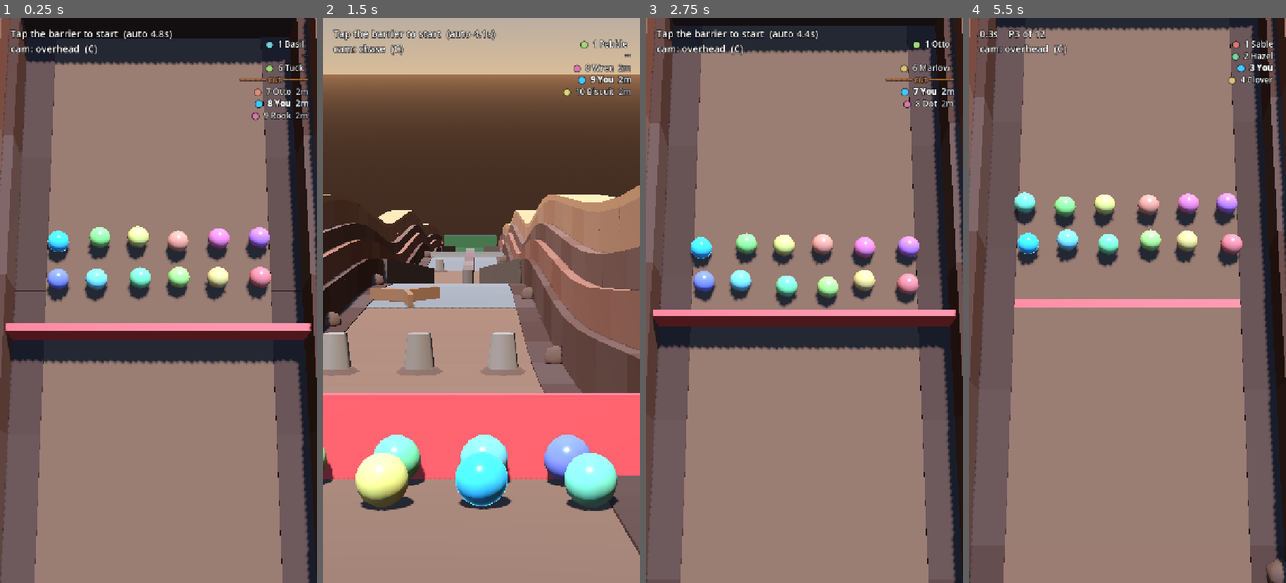
Above: before the commit, frames 1-4 (left to right).
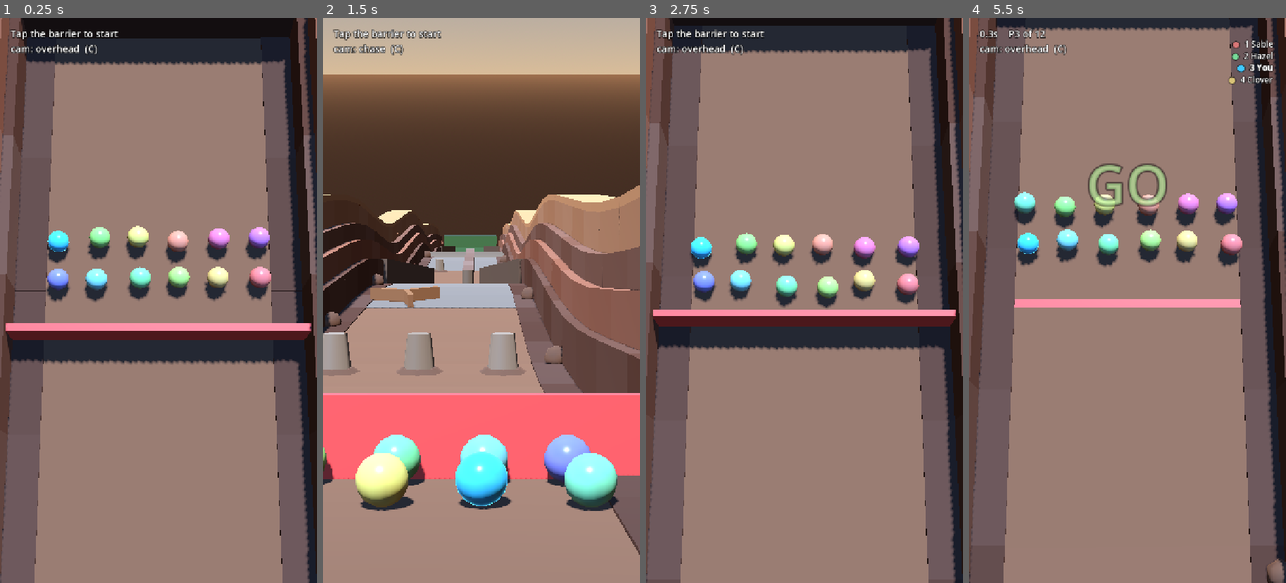
Above: after the commit, the same moments.

Repository: Arjan-N/marble-jumble
Game: Godot game, scene res://scenes/main.tscn
The game is run twice, just before and just after one commit, with the same random seed, the same clock (stepped at 60 frames per second) and the same inputs.
Inputs (mouse positions are in pixels of both pictures, inside the frame that each line leads up to):
- Up to frame 1 (0.25 s): no input
- Up to frame 2 (1.5 s): tap Enter at 0.5 s; move the mouse to (551, 272) at 0.52 s; tap R at 0.6 s; click (551, 272) at 0.67 s; move the mouse to (418, 328) at 1.27 s; tap C at 1.35 s; click (418, 328) at 1.42 s
- Up to frame 3 (2.75 s): move the mouse to (836, 176) at 2.02 s; tap R at 2.1 s; click (836, 176) at 2.17 s
- Up to frame 4 (5.5 s): move the mouse to (1111, 413) at 2.77 s; tap C at 2.85, 4.35 s; click (1111, 413) at 2.92 s; move the mouse to (1222, 385) at 3.52 s; tap R at 3.6, 5.1 s; click (1222, 385) at 3.67 s; move the mouse to (1032, 215) at 4.27 s; click (1032, 215) at 4.42 s; move the mouse to (1143, 300) at 5.02 s; click (1143, 300) at 5.17 s

The runs differ from the first frame. In frame 1, 0.8% of the frame differs, in the area x 39-98%, y 2-18%; in frame 2, 0.9%; in frame 3, 0.7%; in frame 4, 1.1%, in the area x 37-63%, y 25-34%.

Commit message:
Give the race a start, a near miss, and an ending
Three moments the race was not having.

The start. Five seconds of a stationary grid with a decimal ticking down in
small text, which was the least interesting part of the race and made tapping
the barrier feel like nothing. Now a countdown at three, two, one and a GO on
release, big and centred — these are the two moments the race asks you to look
up for, and a countdown you have to hunt for in a corner is not a countdown.
Each swells and fades so it lands as a beat rather than sitting there as a HUD
element. It reads the barrier's own clock rather than keeping a second one, so
tapping early ends the countdown instead of leaving it running against a race
that already started. Standings are hidden until the barrier drops: the field is
a stationary grid and any order shown would be the arbitrary one they happen to
be ranked in.

Near misses. A marble that only just gets over the gap is the best thing the
course produces and it passed without comment. Courses now answer
jump_clearance() — signed distance to their own landing edge — because only the
course knows where that is, and on a staggered edge it depends on where across
the marble is, not only how far along. The race watches for the sign flipping
negative to positive: landing is one physics frame and the field is sampled ten
times a second, but a marble that is short simply falls, so the sign never flips
for it. Anything that crosses got across, and how small the positive is says by
how much. The bridge is excluded — threading it crosses the same stretch without
ever leaving the ground, and would otherwise register the most obvious near miss
on the course for doing the safe thing.

The ending. The race finished with a print to stdout and "finished 8/12" on
screen, which states an outcome without saying what it means: the round
eliminates the bottom half, so eighth of twelve is not a score, it is being
knocked out. It now says so — "Finished 3rd of 12. Through to the next round" —
and the standings column opens to the whole field with the cut line drawn. The
four-row rule exists because a column competes with a race for attention, and at
this point there is no race left to compete with. Phase 0's actual success
criterion is whether you want to go again, and until now the last thing you saw
was nothing.

Co-Authored-By: Claude Opus 5 <noreply@anthropic.com>

Diff:
--- a/scripts/course/course.gd
+++ b/scripts/course/course.gd
@@ -46,3 +46,16 @@
 ## How wide the starting barrier has to be to close the track.
 func start_width() -> float:
 	return 6.8
+
+
+## Signed distance, in metres, from a position to the far edge of the course's
+## jump: negative while short of the landing, positive once past it. `INF` when
+## the position is nowhere near a jump, and for courses that have none.
+##
+## The race watches the sign flip to spot a marble that only just got across —
+## the best moment the course produces and, until this existed, one that passed
+## without comment. It lives here because only the course knows where its own
+## landing edge is, and on a course whose gap is not square to the track it
+## depends on where across the marble is, not only how far along.
+func jump_clearance(_position: Vector3) -> float:
+	return INF
--- a/scripts/course/slope_course.gd
+++ b/scripts/course/slope_course.gd
@@ -1124,6 +1124,38 @@
 	return _point(LENGTH).y - 20.0
 
 
+## Which lane of the staggered landing edge a lateral offset falls in, and how
+## long that lane's jump is. Lateral is world X because this course is straight
+## in plan — that is exactly the assumption a turning course would have to
+## replace, and the only place in the file that leans on it.
+func _lane_gap(lateral: float) -> float:
+	var lane_width := HALF_WIDTH * 2.0 / float(GAP_LANES)
+	var lane := clampi(
+		int((lateral + HALF_WIDTH) / lane_width), 0, GAP_LANES - 1
+	)
+	return lerpf(GAP_MAX, GAP_MIN, float(lane) / float(GAP_LANES - 1))
+
+
+func jump_clearance(position: Vector3) -> float:
+	if curve == null:
+		return INF
+
+	var lip := JUMP_AT * LENGTH
+	var offset := curve.get_closest_offset(position)
+	# Only in the neighbourhood of the jump; everywhere else there is nothing to
+	# have cleared.
+	if offset < lip - 3.0 or offset > lip + GAP_RECOVER + 3.0:
+		return INF
+
+	# The bridge is not a jump. A marble threading it crosses the same stretch of
+	# course without ever leaving the ground, and would otherwise register the
+	# most obvious near miss on the course for doing the safe thing.
+	if position.x < -HALF_WIDTH + BRIDGE_WIDTH:
+		return INF
+
+	return offset - (lip + _lane_gap(position.x))
+
+
 func finish_width() -> float:
 	return HALF_WIDTH * 2.0
 
--- a/scripts/race/race_hud.gd
+++ b/scripts/race/race_hud.gd
@@ -28,10 +28,18 @@
 ## the marble's own colour as a dot.
 const STANDINGS_FONT := 19
 
+## The countdown and the release. Big and centred rather than another line in the
+## corner: these are the two moments the race asks you to look up for, and a
+## countdown you have to hunt for is not a countdown.
+const SHOUT_FONT := 110
+const SHOUT_SECONDS := 0.85
+
 var _status: Label
 var _notice: Label
+var _shout: Label
 var _standings: RichTextLabel
 var _notice_left: float = 0.0
+var _shout_left: float = 0.0
 
 
 static func create() -> RaceHUD:
@@ -45,7 +53,22 @@
 	_status = _make_label(Vector2(24, 20), 22)
 	_notice = _make_label(Vector2(24, 96), 20)
 	_notice.modulate.a = 0.0
+	_build_shout()
 	_build_standings()
+
+
+func _build_shout() -> void:
+	_shout = Label.new()
+	_shout.add_theme_font_size_override("font_size", SHOUT_FONT)
+	_shout.add_theme_color_override("font_outline_color", Color(0.0, 0.0, 0.0, 0.75))
+	_shout.add_theme_constant_override("outline_size", 14)
+	_shout.horizontal_alignment = HORIZONTAL_ALIGNMENT_CENTER
+	# Full width so centring is the viewport's, not a guess at the design size.
+	_shout.anchor_right = 1.0
+	_shout.offset_top = 300.0
+	_shout.mouse_filter = Control.MOUSE_FILTER_IGNORE
+	_shout.modulate.a = 0.0
+	add_child(_shout)
 
 
 ## Anchored to the right edge rather than positioned, because the design space is
@@ -112,15 +135,27 @@
 
 
 func _process(delta: float) -> void:
-	if _notice_left <= 0.0:
-		return
+	if _notice_left > 0.0:
+		_notice_left -= delta
+		if _notice_left <= 0.0:
+			_notice.text = ""
+			_notice.modulate.a = 0.0
+		else:
+			_notice.modulate.a = minf(_notice_left / NOTICE_FADE, 1.0)
 
-	_notice_left -= delta
-	if _notice_left <= 0.0:
-		_notice.text = ""
-		_notice.modulate.a = 0.0
-	else:
-		_notice.modulate.a = minf(_notice_left / NOTICE_FADE, 1.0)
+	if _shout_left > 0.0:
+		_shout_left -= delta
+		if _shout_left <= 0.0:
+			_shout.text = ""
+			_shout.modulate.a = 0.0
+		else:
+			# Fades and swells over its whole life, so each count lands rather
+			# than sitting there — a number that simply appears and vanishes at
+			# full opacity reads as a HUD element, not as a beat.
+			var t := _shout_left / SHOUT_SECONDS
+			_shout.modulate.a = t
+			_shout.scale = Vector2.ONE * (1.35 - 0.35 * t)
+			_shout.pivot_offset = _shout.size * 0.5
 
 
 func show_text(text: String) -> void:
@@ -137,7 +172,19 @@
 	_notice_left = NOTICE_SECONDS
 
 
+## For the countdown and the release only. Anything that shouts every few seconds
+## stops being a shout.
+func shout(text: String, colour: Color = Color.WHITE) -> void:
+	_shout.text = text
+	_shout.add_theme_color_override("font_color", colour)
+	_shout.modulate.a = 1.0
+	_shout_left = SHOUT_SECONDS
+
+
 func clear_notice() -> void:
+	_shout_left = 0.0
+	_shout.text = ""
+	_shout.modulate.a = 0.0
 	_notice_left = 0.0
 	_notice.text = ""
 	_notice.modulate.a = 0.0
--- a/scripts/race/race_manager.gd
+++ b/scripts/race/race_manager.gd
@@ -31,6 +31,15 @@
 ## How many places either side of the cut count as "close enough to care".
 const CUT_ATTENTION := 2
 
+## Seconds before release at which the countdown starts appearing.
+##
+## The five seconds before the barrier drops were the least interesting part of
+## the race: twelve marbles sat still, a number ticked down in small text, and
+## nothing said the race was about to start. A countdown is the cheapest tension
+## there is, and it makes the barrier tap feel like skipping a queue rather than
+## like nothing.
+const COUNTDOWN_FROM := 3
+
 ## The player's marble. `PROJECT.md` section 2.1 wants one persistent, named,
 ## customisable marble; naming it is Phase 1's job, along with the rest of
 ## customisation. Until then it says what it is, which is the one thing the
@@ -82,6 +91,19 @@
 ## the one that happened to you.
 var _last_place: int = 0
 var _overtake_cooldown: float = 0.0
+## Highest count already called, so each number is announced once rather than
+## every frame it is true for.
+var _countdown_called: int = 0
+
+## Last jump clearance seen per marble, so the crossing can be spotted as a sign
+## change rather than by trying to catch the instant of landing.
+var _clearance: Dictionary = {}
+
+## How little a marble can have to spare and still be said to have "just made
+## it", in metres. Generous, because the field is only sampled ten times a second
+## and a marble crossing at 15 m/s moves a metre and a half between looks — a
+## tighter threshold would mostly measure sampling luck.
+const NEAR_MISS_MARGIN := 2.5
 ## Marbles still in the running at the last ranking. A fall promotes everyone
 ## below it by a place, and that is not an overtake — announcing "passed Basil"
 ## because Basil fell into a hole reads as a lie.
@@ -128,6 +150,7 @@
 		_rank_field()
 		if _phase == Phase.RACING:
 			_check_for_overtakes()
+			_check_for_near_misses()
 
 	if DEBUG_TRACE:
 		_trace_accumulator += delta
@@ -201,6 +224,8 @@
 	_last_place = 0
 	_last_contenders = -1
 	_overtake_cooldown = 0.0
+	_countdown_called = 0
+	_clearance.clear()
 
 	if _hud != null and is_instance_valid(_hud):
 		_hud.clear_notice()
@@ -273,6 +298,8 @@
 	for marble in _marbles:
 		marble.state = Marble.State.RACING
 		marble.sleeping = false
+
+	_hud.shout("GO", Color(0.72, 0.95, 0.62))
 
 
 # --- Standings ----------------------------------------------------------------
@@ -333,6 +360,16 @@
 	# Zero-based index of the last marble that survives the round. PROJECT.md
 	# section 3: twelve start, the top six go through.
 	var cut_index := MARBLE_COUNT / 2 - 1
+
+	# Once the race is over the whole field goes up. The four-row rule exists
+	# because a standings column competes with a race for attention, and at this
+	# point there is no race left to compete with — this *is* what the player is
+	# looking at, and "who else survived" is the question the round ends on.
+	if _phase == Phase.COMPLETE:
+		var all := {}
+		for index in _standings.size():
+			all[index] = true
+		return _rows_for(all, MARBLE_COUNT / 2 - 1, true)
 
 	var wanted := {0: true}
 	var player_index := _standings.find(_player)
@@ -353,6 +390,11 @@
 			if index >= 0 and index < _standings.size():
 				wanted[index] = true
 
+	return _rows_for(wanted, cut_index, near_cut)
+
+
+## Turns a set of standings indices into HUD rows, in order, eliding the gaps.
+func _rows_for(wanted: Dictionary, cut_index: int, show_cut: bool) -> Array:
 	var indices := wanted.keys()
 	indices.sort()
 
@@ -371,7 +413,7 @@
 		})
 		previous = index
 
-		if near_cut and index == cut_index:
+		if show_cut and index == cut_index:
 			rows.append({"cut": true})
 
 	return rows
@@ -437,6 +479,39 @@
 		var passer := _neighbour(place - 2)  # Now directly ahead.
 		if passer != null:
 			_announce_overtake("%s passed you" % passer.marble_name, passer.colour)
+
+
+## Calls a marble that got over the gap with almost nothing to spare.
+##
+## Watched as a sign change in the course's own clearance figure rather than by
+## trying to catch the moment of landing: landing is one physics frame, the field
+## is sampled ten times a second, and a marble that is short simply falls, so the
+## sign never flips for it. Anything that crosses from negative to positive got
+## across, and how small the positive is says by how much.
+func _check_for_near_misses() -> void:
+	for marble in _marbles:
+		if marble.state != Marble.State.RACING:
+			_clearance.erase(marble)
+			continue
+
+		var now: float = _course.jump_clearance(marble.global_position)
+		var before: float = _clearance.get(marble, INF)
+		_clearance[marble] = now
+
+		if is_inf(now) or is_inf(before):
+			continue
+		if before >= 0.0 or now < 0.0:
+			continue
+		if now > NEAR_MISS_MARGIN or _overtake_cooldown > 0.0:
+			continue
+
+		# Shares the overtake cooldown deliberately. Both write the same line,
+		# and a marble landing during someone else's pass should not stamp on it.
+		_overtake_cooldown = OVERTAKE_COOLDOWN
+		if marble.is_player:
+			_hud.announce("You just made it", PLAYER_COLOUR)
+		else:
+			_hud.announce("%s just made it" % marble.marble_name, marble.colour)
 
 
 ## The marble at a zero-based standings index, or null if there isn't one.
@@ -578,25 +653,39 @@
 
 
 func _update_hud() -> void:
-	_hud.show_standings(_standings_rows())
+	# Nothing to stand on before the barrier drops — the field is a stationary
+	# grid and any order shown would be the arbitrary one they happen to be
+	# ranked in. A column of noise is worse than an empty corner.
+	_hud.show_standings([] if _phase == Phase.SETTLING else _standings_rows())
 
 	match _phase:
 		Phase.SETTLING:
-			_hud.show_text(
-				"Tap the barrier to start  (auto %.1fs)%s" % [
-					_barrier.time_remaining(), _camera_debug()
-				]
-			)
+			_run_countdown()
+			_hud.show_text("Tap the barrier to start%s" % _camera_debug())
 		Phase.RACING:
 			_hud.show_text(
 				"%.1fs    %s%s" % [_race_time, _live_position(), _camera_debug()]
 			)
 		Phase.COMPLETE:
-			_hud.show_text(
-				"%.1fs    %s    R to restart%s" % [
-					_race_time, _player_status(), _camera_debug()
-				]
-			)
+			_hud.show_text("%s\nR to restart%s" % [_result_line(), _camera_debug()])
+
+
+## Counts the field down to the release. Reads the barrier's own clock rather
+## than keeping a second one, so tapping the barrier early simply ends the
+## countdown instead of leaving it running against a race that already started.
+func _run_countdown() -> void:
+	if _barrier == null or not is_instance_valid(_barrier):
+		return
+
+	var count := ceili(_barrier.time_remaining())
+	if count > COUNTDOWN_FROM or count <= 0:
+		return
+
+	# Counts must be called once each and in descending order; `_countdown_called`
+	# starts at 0, so the first eligible number always passes.
+	if _countdown_called == 0 or count < _countdown_called:
+		_countdown_called = count
+		_hud.shout(str(count), Color(0.95, 0.86, 0.62))
 
 
 ## Camera spike only. Which projection you are looking at is the whole question
@@ -635,6 +724,42 @@
 	return "P%d of %d" % [place, MARBLE_COUNT]
 
 
+## The one line the race ends on.
+##
+## It used to end on "34.6s  finished 8/12  R to restart", which states an
+## outcome without saying what the outcome means. The round eliminates the bottom
+## half (PROJECT.md section 3), so eighth of twelve is not a score, it is being
+## knocked out — and Phase 0's actual success criterion is whether you want to go
+## again, which nothing was ever asking.
+func _result_line() -> String:
+	if _player == null or not is_instance_valid(_player):
+		return "Race over"
+
+	var cut := MARBLE_COUNT / 2
+
+	if _player.state == Marble.State.ELIMINATED:
+		return "You fell.  Knocked out"
+
+	var place := _finish_order.find(_player) + 1
+	if place <= 0:
+		return "Race over"
+
+	var verdict := "Through to the next round" if place <= cut else "Knocked out"
+	return "Finished %s of %d.  %s" % [_ordinal(place), MARBLE_COUNT, verdict]
+
+
+func _ordinal(value: int) -> String:
+	# 11th through 13th are the exceptions the naive rule gets wrong; the field
+	# is twelve, so this is not hypothetical.
+	var suffix := "th"
+	if value % 100 < 11 or value % 100 > 13:
+		match value % 10:
+			1: suffix = "st"
+			2: suffix = "nd"
+			3: suffix = "rd"
+	return "%d%s" % [value, suffix]
+
+
 func _player_status() -> String:
 	if _player == null or not is_instance_valid(_player):
 		return ""
